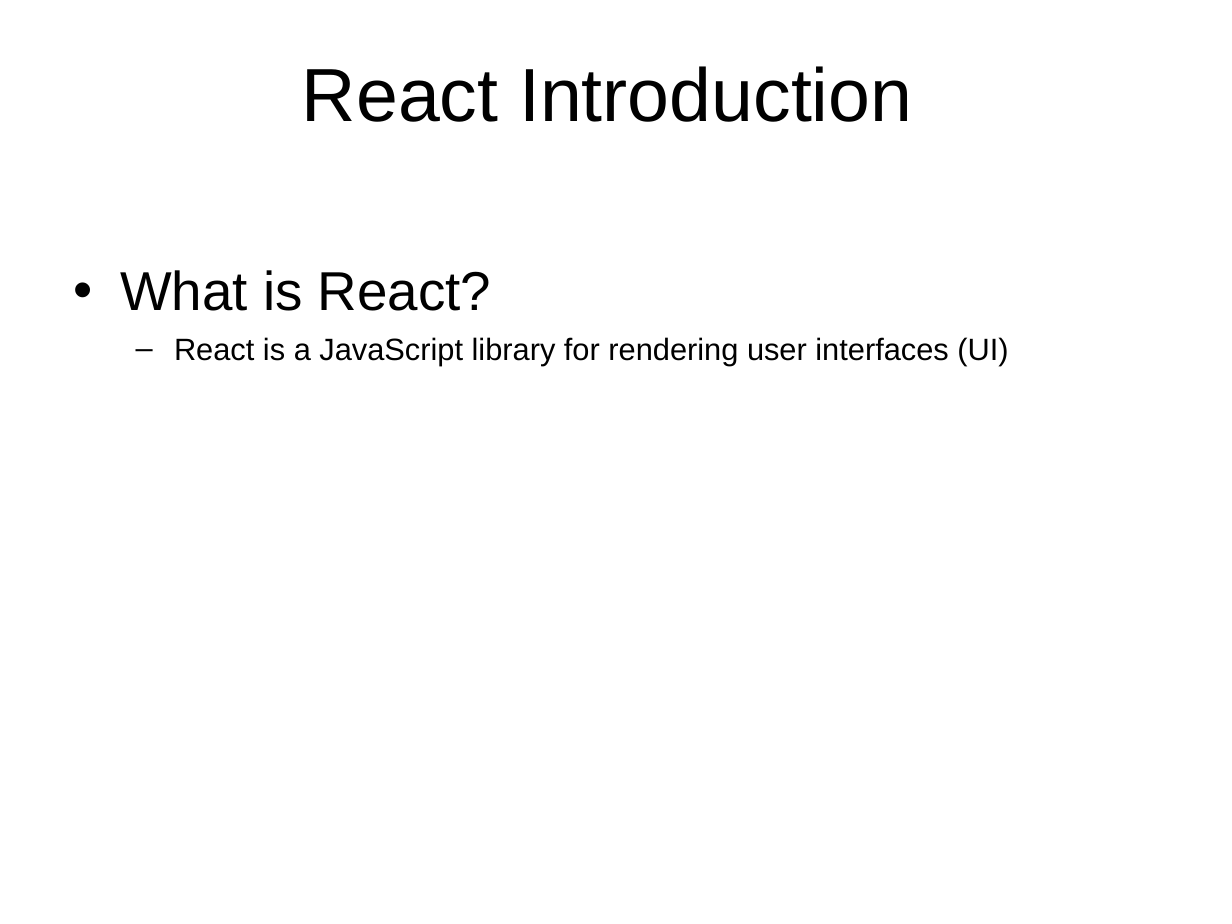
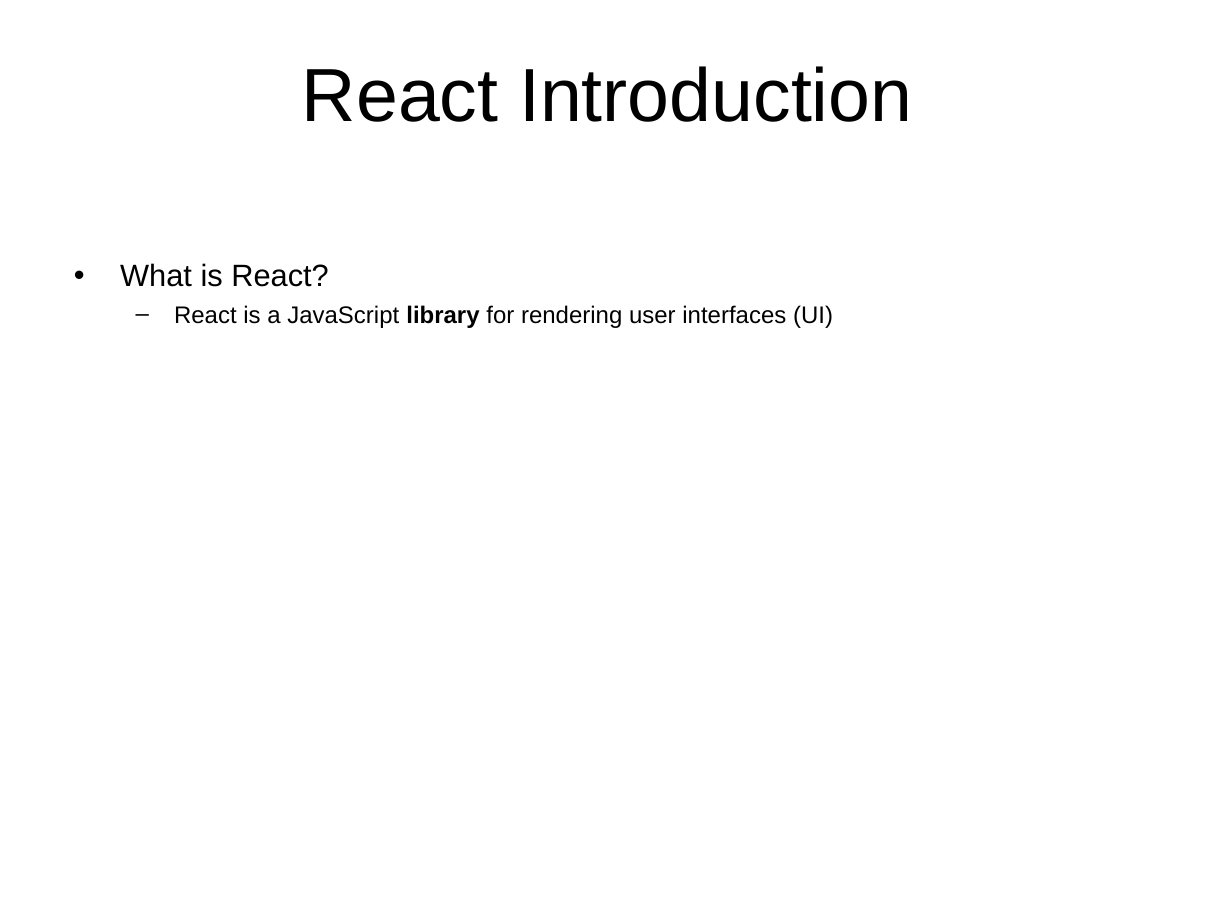
Before and after one commit to thongleclv/reactjs, a slide deck: slide 2 of React Overview.ppt. Drawn at 1232x924 pixels with LibreOffice and Linux fonts; fonts in the diff are those of the drawing; background and template pictures are left out. Boxes give left, top, right and bottom in pixels: in the first picture for what was removed or moved away, otherwise in the second. Text is boxed around its words. In the diff, an @@ line names an element or a change of style, - is before the commit and + after.

```diff
--- a/React Overview.ppt
+++ b/React Overview.ppt
@@ text "What is React?" at [120, 263, 833, 328]: size 32 to 18 pt in "What is React?"; size 18 to 14 pt in "React is a JavaScript library for rendering ..."; bold on in "library"; less space between paragraphs @@
```
Also in this commit, not shown: 7 other slides changed, 8 slides added, 5 slides removed, 1 other file.
